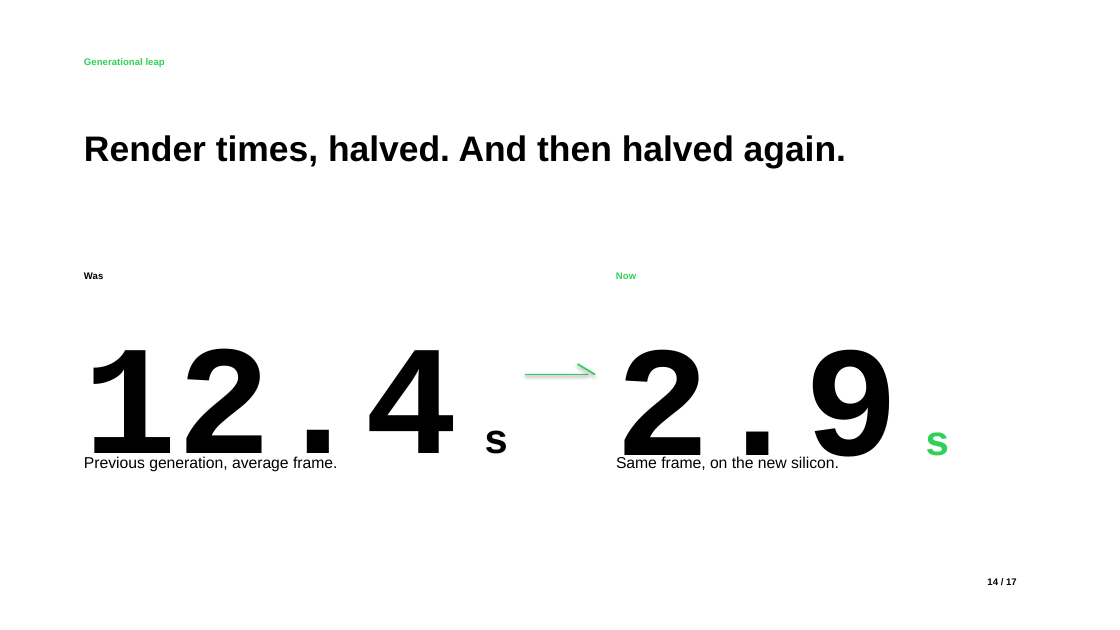
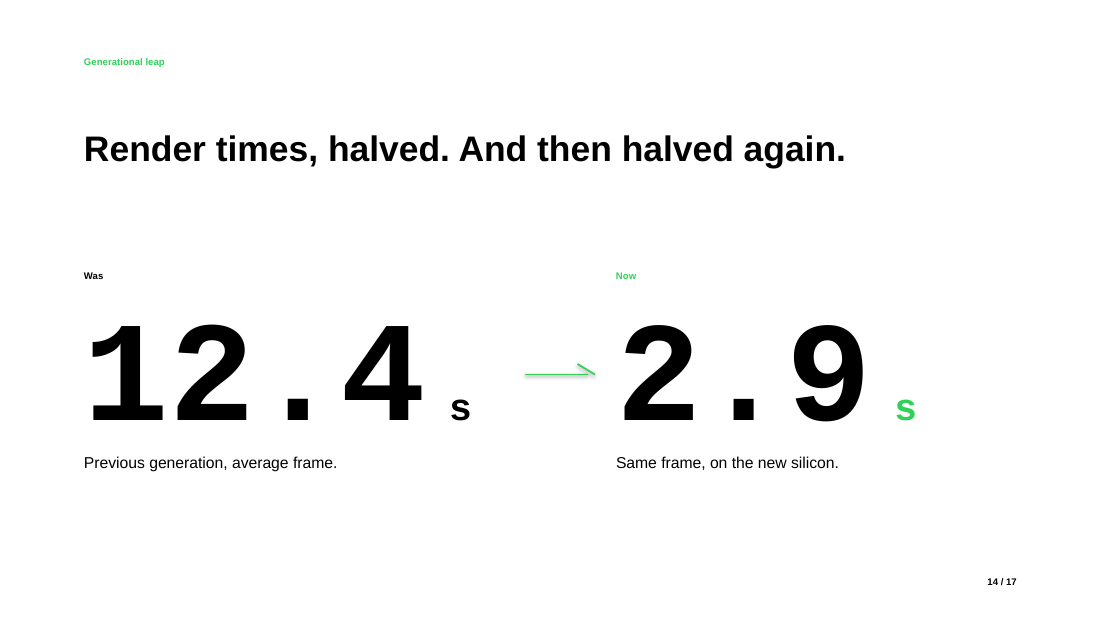
Before and after one commit to vamsiramakrishnan/pixelpitch, a slide deck: slide 11 of _bench/corpus/divergent-deck.pptx. Drawn at 1120x630 pixels with LibreOffice and Linux fonts; fonts in the diff are those of the drawing. Boxes give left, top, right and bottom in pixels: in the first picture for what was removed or moved away, otherwise in the second. Text is boxed around its words. In the diff, an @@ line names an element or a change of style, - is before the commit and + after.

```diff
--- a/_bench/corpus/divergent-deck.pptx
+++ b/_bench/corpus/divergent-deck.pptx
@@ text "12.4 s": place and size @@
-text "12.4 s" at [84,348,509,472]
+text "12.4 s" at [84,324,472,459]
@@ text "12.4 s" at [84,324,472,459]: size 133.8 to 122.3 pt in "12.4"; size 35.7 to 32.6 pt in "s" @@
@@ text "2.9 s": place and size @@
-text "2.9 s" at [616,349,950,470]
+text "2.9 s" at [616,325,917,458]
@@ text "2.9 s" at [616,325,917,458]: size 135 to 121.7 pt in "2.9"; size 36 to 32.5 pt in "s" @@
```
Also in this commit, not shown: 32 other slides changed, 2 other files.
